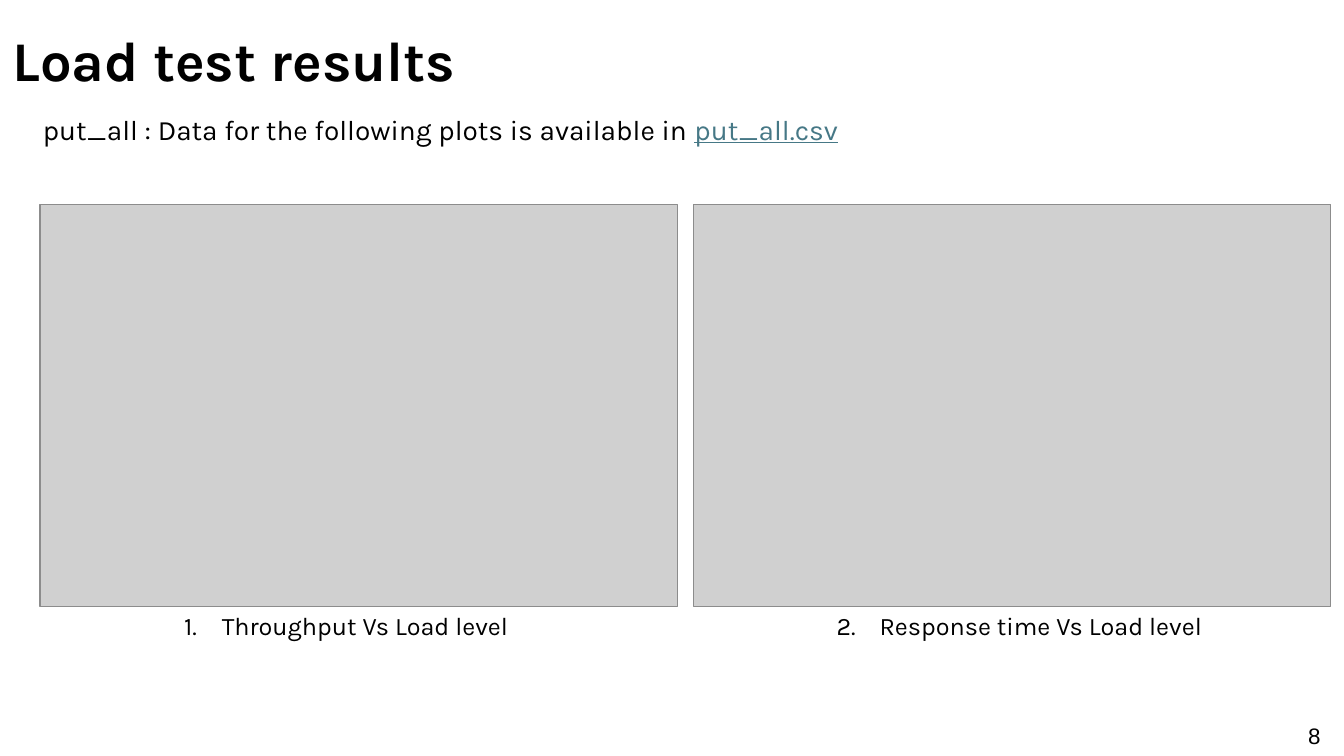
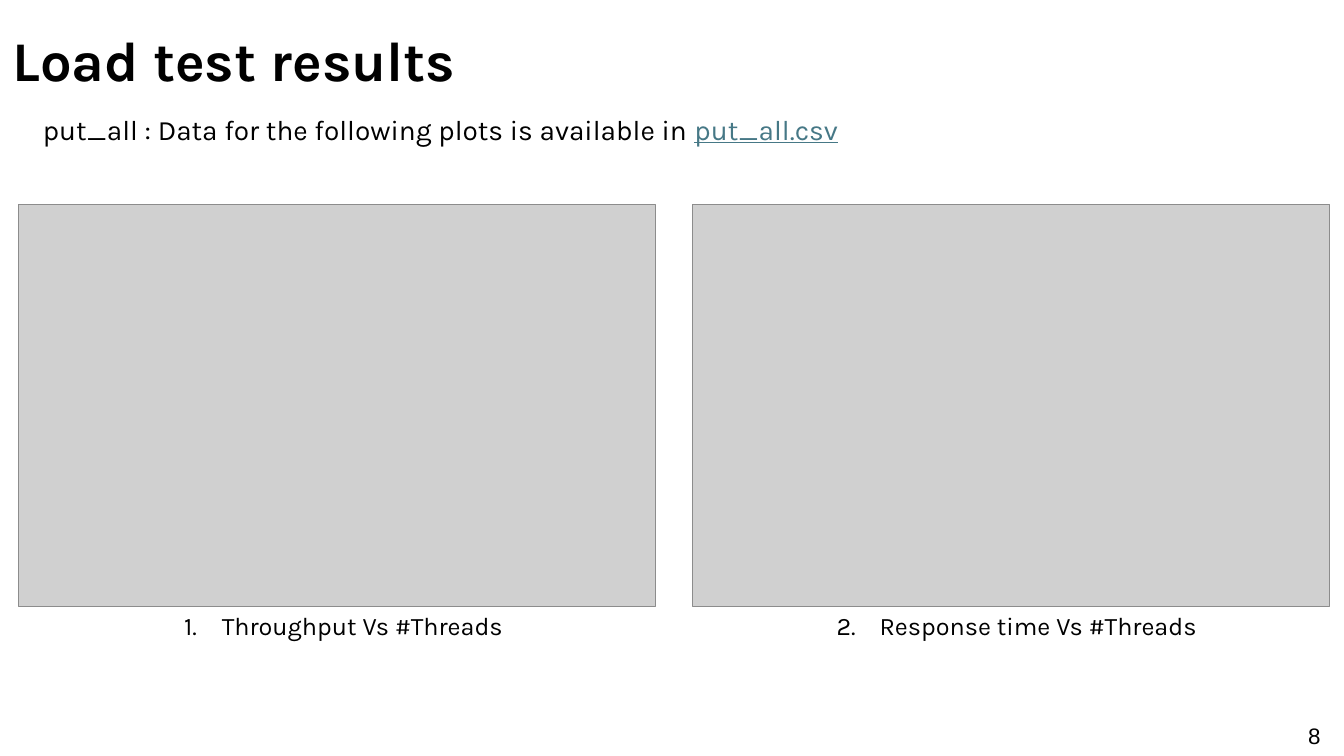
Before and after one commit to s1ddh3sh/CS744-project, a slide deck: slide 8 of 25M2113_project.pptx. Drawn at 1344x756 pixels with LibreOffice and Linux fonts; fonts in the diff are those of the drawing; grey boxes stand for pictures. Boxes give left, top, right and bottom in pixels: in the first picture for what was removed or moved away, otherwise in the second. Text is boxed around its words. In the diff, an @@ line names an element or a change of style, - is before the commit and + after.

```diff
--- a/25M2113_project.pptx
+++ b/25M2113_project.pptx
@@ picture: place and size @@
-picture at [40, 205, 678, 607]
+picture at [18, 205, 655, 607]
@@ text at [222, 617, 503, 642]: text changed @@
-1. Throughput Vs Load level
+1. Throughput Vs #Threads
@@ text at [837, 617, 1197, 641]: text changed @@
-2. Response time Vs Load level
+2. Response time Vs #Threads
```
Also in this commit, not shown: 6 other slides changed, 1 slide added, 3 other files.
